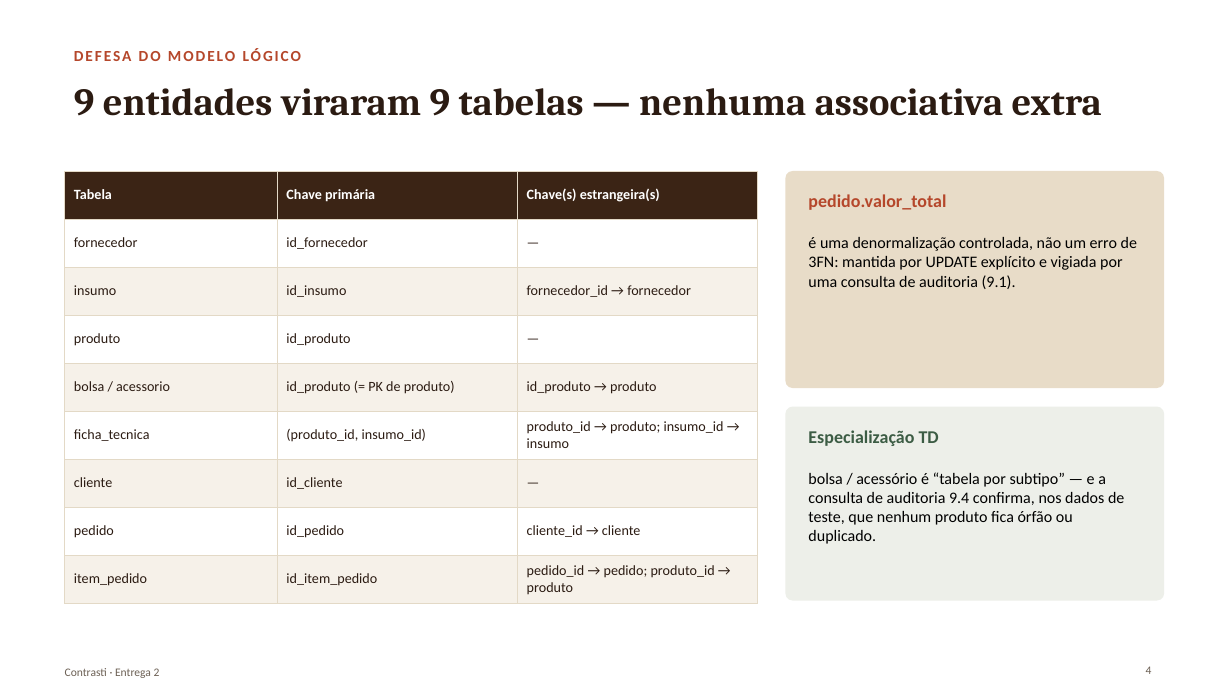
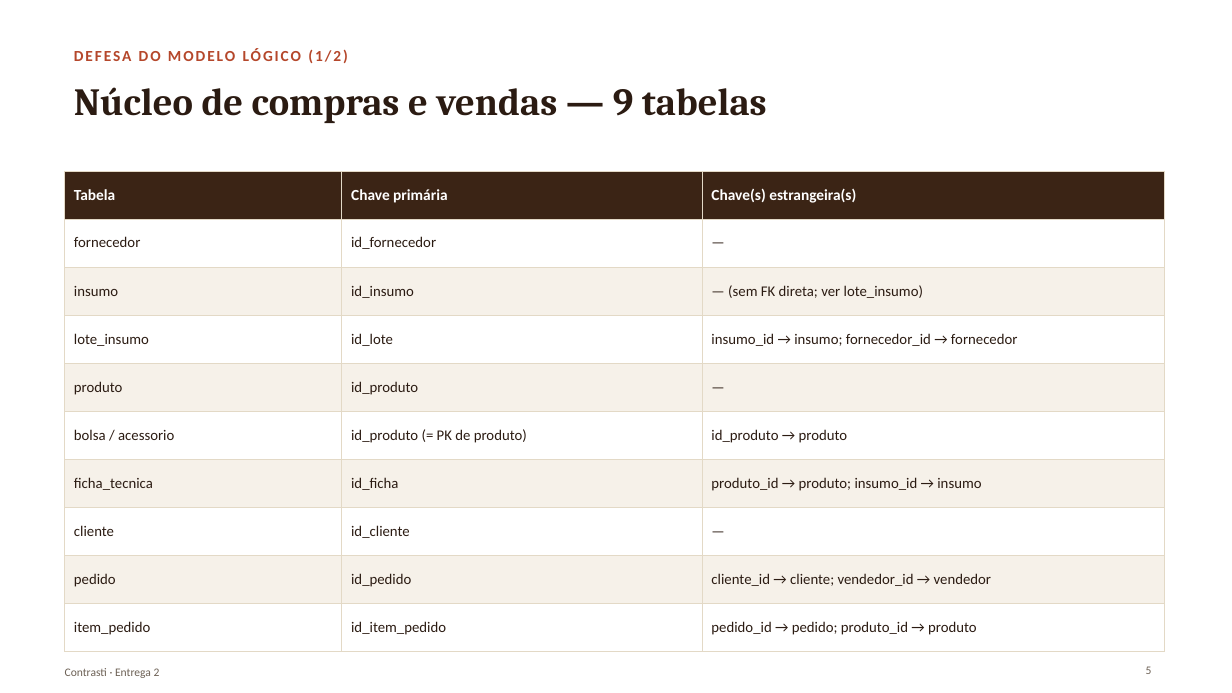
Before and after one commit to matheusmontagner8/Modelagem-de-Dados, a slide deck: slide 5 of Entrega2/apresentacao.pptx (slide 4 before the commit). Drawn at 1232x693 pixels with LibreOffice and Linux fonts; fonts in the diff are those of the drawing. Boxes give left, top, right and bottom in pixels: in the first picture for what was removed or moved away, otherwise in the second. Text is boxed around its words. In the diff, an @@ line names an element or a change of style, - is before the commit and + after.

```diff
--- a/Entrega2/apresentacao.pptx
+++ b/Entrega2/apresentacao.pptx
@@ text at bbox=[74, 48, 347, 63]: text changed @@
-DEFESA DO MODELO LÓGICO
+DEFESA DO MODELO LÓGICO (1/2)
@@ title at bbox=[74, 87, 767, 123]: text changed @@
-9 entidades viraram 9 tabelas — nenhuma associativa extra
+Núcleo de compras e vendas — 9 tabelas
@@ table at bbox=[65, 171, 1165, 639] @@
-row 3: insumo | id_insumo | fornecedor_id → fornecedor
+row 3: insumo | id_insumo | — (sem FK direta; ver lote_insumo)
+row 4: lote_insumo | id_lote | insumo_id → insumo; fornecedor_id → fornecedor
-row 7, column 2: (produto_id, insumo_id)
+row 7, column 2: id_ficha
-row 9, column 3: cliente_id → cliente
+row 9, column 3: cliente_id → cliente; vendedor_id → vendedor
@@ table: place and size @@
-table at bbox=[65, 171, 758, 598]
+table at bbox=[65, 171, 1165, 639]
@@ rounded rectangle removed at bbox=[786, 171, 1165, 388] @@
@@ text removed at bbox=[808, 194, 1137, 289] @@
-pedido.valor_total
-é uma denormalização controlada, não um erro de 3FN: mantida por UPDATE explícito e vigiada por uma consulta de auditoria (9.1).
@@ rounded rectangle removed at bbox=[786, 407, 1165, 601] @@
@@ text removed at bbox=[808, 430, 1124, 544] @@
-Especialização TD
-bolsa / acessório é “tabela por subtipo” — e a consulta de auditoria 9.4 confirma, nos dados de teste, que nenhum produto fica órfão ou duplicado.
@@ page number at bbox=[1146, 666, 1152, 674]: text changed @@
-4
+5
```
Also in this commit, not shown: 8 other slides changed, 2 slides added, 5 other files.
